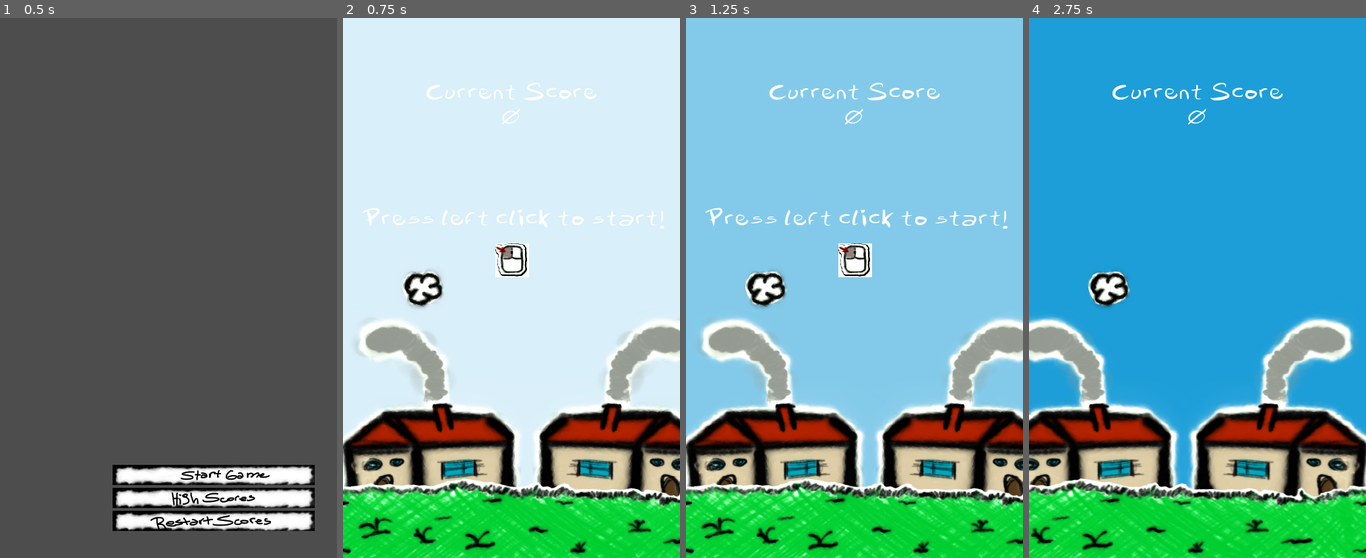
Above: before the commit, frames 1-4 (left to right).
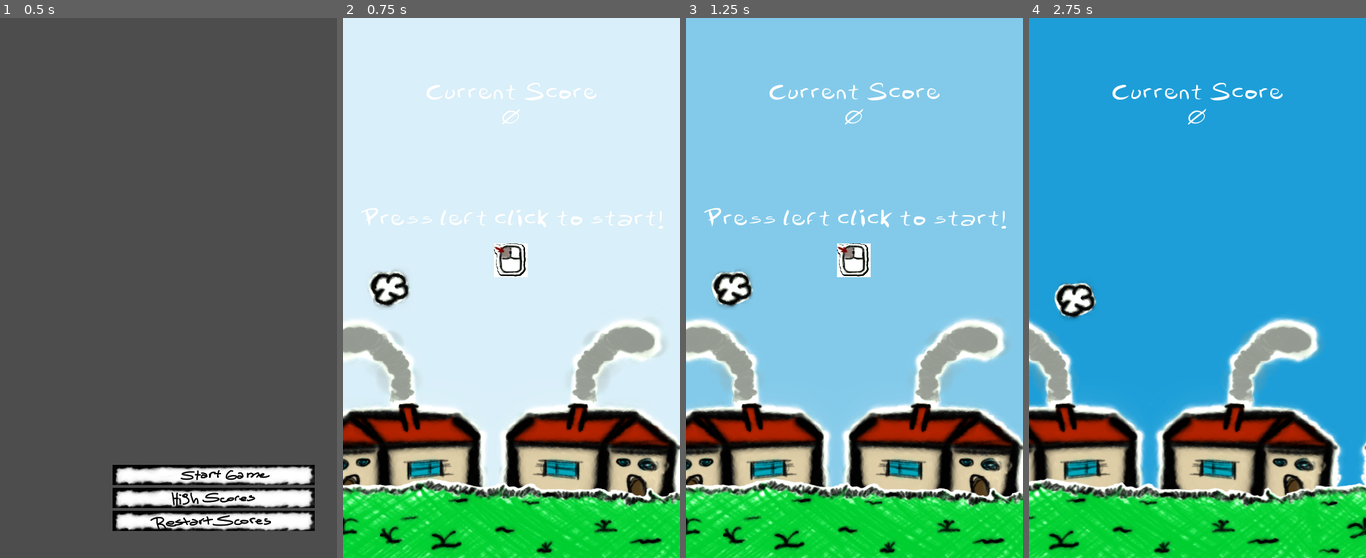
Above: after the commit, the same moments.

Repository: sosafacun/Bird-That-Flaps
Game: Godot game, scene res://scenes/ui/main_menu.tscn
Same seed, same stepped clock (60 frames per second), same inputs: the game is played once before the commit and once after it. Sound files missing from this copy of the repository are replaced by a short silence.
Inputs (mouse positions are in pixels of both pictures, inside the frame that each line leads up to):
- Up to frame 1 (0.5 s): no input
- Up to frame 2 (0.75 s): click (555, 477) at 0.5 s
- Up to frame 3 (1.25 s): no input
- Up to frame 4 (2.75 s): tap Enter at 1.25 s; move the mouse to (1271, 261) at 1.27 s; press the mouse at (1271, 261) at 1.28 s; move the mouse to (1130, 315) at 2.02 s; release the mouse at (1130, 315) at 2.03 s; click (1130, 315) at 2.1 s; click (1130, 315) at 2.27 s; click (1130, 315) at 2.57 s

Frame 1 is identical in both runs. In frame 2, 23% of the frame differs, in the area x 0-100%, y 35-100%; in frame 3, 25%; in frame 4, 25%.

Commit message:
Read the description
- Game stops after player collides with anything
- Did not implement the parallax, yet
- The placeholder Player is likely to be the final one
- Music works great

Diff:
--- a/globals/globals.gd
+++ b/globals/globals.gd
@@ -1,5 +1,5 @@
 extends Node
 
 var is_game_active: bool = false
-
+var has_leveled_up: bool = true
 var score: int = 0
--- a/globals/sfx.tscn
+++ b/globals/sfx.tscn
@@ -18,8 +18,10 @@
 
 [node name="2 - Loss" type="AudioStreamPlayer" parent="."]
 stream = ExtResource("3_6igge")
+volume_db = -10.0
 
 [node name="3 - AfterLoss" type="AudioStreamPlayer" parent="."]
 stream = ExtResource("1_qssyx")
+volume_db = -10.0
 
 [connection signal="finished" from="2 - Loss" to="." method="_on___loss_finished"]
--- a/project.godot
+++ b/project.godot
@@ -44,3 +44,4 @@
 2d_physics/layer_2="Objects"
 2d_physics/layer_3="DespawnArea"
 2d_physics/layer_4="ScoringArea"
+2d_physics/layer_5="Collision"
--- a/scenes/Parallax/ParallaxBG.gd
+++ b/scenes/Parallax/ParallaxBG.gd
@@ -1,11 +1,14 @@
 extends Node2D
 
 const INIT_PILAR_SPEED: int = -150
+const ACCELERATION: int = -100
 
 var CLOUD_SPEED: int = -140
 var GRASS_SPEED: int = -70
 var HOUSE_SPEED: int = -30
-var ACCELERATION: int = -50
+
+@onready var spawn_speed: float = 2
+@onready var spawn_timer_cut: float = 0.25
 
 var game_started: bool = false
 
@@ -14,7 +17,9 @@
 
 @onready var pilar_speed: int = INIT_PILAR_SPEED
 
-signal stop
+@onready var level: int = Globals.score
+
+signal level_up
 
 func _process(delta):
 	if(game_started):
@@ -24,24 +29,30 @@
 		for clouds in get_tree().get_nodes_in_group('Clouds'):
 			clouds.position.x += CLOUD_SPEED * delta
 		for pilar in get_tree().get_nodes_in_group('Pilars'):
+			pilar.connect("game_lost", _on_pilars_game_lost)
 			pilar.position.x += pilar_speed * delta
-			pilar.connect("game_lost", _on_game_lost)
 
-func _on_game_game_started():
+	if(Globals.score % 5 == 0
+	and Globals.score != 0
+	and Globals.has_leveled_up == false):
+		Globals.has_leveled_up = true
+		level_up.emit()
+		$"../Timers/PilarSpawn".wait_time = spawn_speed
+		pilar_speed += ACCELERATION
+		print(spawn_speed)
+
+func _on_game_game_started() ->void:
 	game_started = true
 	$"../Timers/PilarSpawn".start()
 	$"../Timers/CloudSpawn".start()
 
-func create_pilars():
+func create_pilars() ->void:
 	var new_pilar = pilars.instantiate() as Node2D
 	new_pilar.position.x = $Pilars.position.x
-	new_pilar.position.y = randi_range(-270, 33)
+	new_pilar.position.y = randi_range(616, 236)
 	$Pilars.add_child(new_pilar)
 
-func _on_game_lost(_body):
-	stop.emit()
-
-func create_clouds():
+func create_clouds() ->void:
 	var new_cloud = cloud.instantiate() as Node2D
 	new_cloud.position.x = randi_range($Clouds.position.x - 100, $Clouds.position.x + 100)
 	new_cloud.position.y = randi_range(-13, 100)
@@ -55,3 +66,15 @@
 
 func _on_stop():
 	print('stop')
+
+func _on_level_up():
+	if(spawn_speed >= 0.75):
+		spawn_speed -= spawn_timer_cut
+	else:
+		pass
+
+func _on_pilars_game_lost():
+	CLOUD_SPEED = 0
+	HOUSE_SPEED = 0
+	GRASS_SPEED = 0
+	pilar_speed = 0
--- a/scenes/Parallax/game.gd
+++ b/scenes/Parallax/game.gd
@@ -6,9 +6,13 @@
 signal game_started
 
 func _process(_delta):
-	if(Input.is_action_pressed("jump")):
+	if(Input.is_action_pressed("jump")
+	and Globals.is_game_active == false):
+
 		Globals.is_game_active = true
 		$UI/GameStartUI.visible = false
 		game_started.emit()
 
-	$Player/Camera2D/VBoxContainer/ScoreLabel.text = str(Globals.score)
+	if(Input.is_action_just_pressed("jump")):
+		$Player.jump()
+		$UI/VBoxContainer/ScoreLabel.text = str(Globals.score)
--- a/scenes/Parallax/game.tscn
+++ b/scenes/Parallax/game.tscn
@@ -9,14 +9,20 @@
 [ext_resource type="Texture2D" uid="uid://ryk6am7ot26g" path="res://scenes/Parallax/houses.png" id="5_w416y"]
 [ext_resource type="PackedScene" uid="uid://c17pbnqofmkgw" path="res://scenes/day_night_cycle/day_night.tscn" id="6_fmq6m"]
 
+[sub_resource type="RectangleShape2D" id="RectangleShape2D_j11ce"]
+size = Vector2(512, 140)
+
+[sub_resource type="RectangleShape2D" id="RectangleShape2D_1j85h"]
+size = Vector2(56, 803)
+
 [node name="Game" type="Node2D"]
 script = ExtResource("1_g7l5y")
 
 [node name="UI" type="Control" parent="."]
 layout_mode = 3
 anchors_preset = 0
-offset_left = -49.0
-offset_right = 450.0
+offset_left = -1.0
+offset_right = 499.0
 offset_bottom = 798.0
 metadata/_edit_lock_ = true
 metadata/_edit_group_ = true
@@ -47,6 +53,23 @@
 texture = ExtResource("3_fltnf")
 expand_mode = 4
 
+[node name="VBoxContainer" type="VBoxContainer" parent="UI"]
+layout_mode = 0
+offset_top = 94.0
+offset_right = 502.0
+offset_bottom = 768.0
+theme = ExtResource("3_28wok")
+
+[node name="CurrentScoreText" type="Label" parent="UI/VBoxContainer"]
+layout_mode = 2
+text = "Current Score"
+horizontal_alignment = 1
+
+[node name="ScoreLabel" type="Label" parent="UI/VBoxContainer"]
+layout_mode = 2
+text = "0"
+horizontal_alignment = 1
+
 [node name="ParallaxBG" type="Node2D" parent="."]
 z_index = -2
 script = ExtResource("4_0lrqi")
@@ -56,14 +79,23 @@
 metadata/_edit_lock_ = true
 
 [node name="GrassNode" type="Node2D" parent="ParallaxBG"]
+z_index = 9
+metadata/_edit_group_ = true
+metadata/_edit_lock_ = true
 
 [node name="Grass" parent="ParallaxBG/GrassNode" instance=ExtResource("4_b2ge7")]
+z_index = 1
 position = Vector2(251, 790)
+collision_layer = 16
 
 [node name="Grass2" parent="ParallaxBG/GrassNode" instance=ExtResource("4_b2ge7")]
+z_index = 1
 position = Vector2(851, 790)
+collision_layer = 16
 
 [node name="HousesNode" type="Node2D" parent="ParallaxBG"]
+metadata/_edit_group_ = true
+metadata/_edit_lock_ = true
 
 [node name="Houses" type="Sprite2D" parent="ParallaxBG/HousesNode"]
 z_index = -1
@@ -82,32 +114,28 @@
 [node name="Player" parent="." instance=ExtResource("2_7ttje")]
 z_index = 1
 position = Vector2(70, 400)
-collision_mask = 11
+collision_mask = 27
 metadata/_edit_group_ = true
 metadata/_edit_lock_ = true
 
-[node name="Camera2D" type="Camera2D" parent="Player"]
-offset = Vector2(130, 0)
-
-[node name="VBoxContainer" type="VBoxContainer" parent="Player/Camera2D"]
-offset_left = -120.0
-offset_top = -306.0
-offset_right = 380.0
-offset_bottom = 368.0
-theme = ExtResource("3_28wok")
-
-[node name="CurrentScoreText" type="Label" parent="Player/Camera2D/VBoxContainer"]
-layout_mode = 2
-text = "Current Score"
-horizontal_alignment = 1
-
-[node name="ScoreLabel" type="Label" parent="Player/Camera2D/VBoxContainer"]
-layout_mode = 2
-text = "0"
-horizontal_alignment = 1
-
 [node name="CanvasLayer" parent="Player" instance=ExtResource("6_fmq6m")]
 layer = -2
+
+[node name="Limits" type="Node2D" parent="."]
+
+[node name="UpperLimit" type="StaticBody2D" parent="Limits"]
+collision_layer = 2
+
+[node name="UpperLimitCollision" type="CollisionShape2D" parent="Limits/UpperLimit"]
+position = Vector2(246, 60)
+shape = SubResource("RectangleShape2D_j11ce")
+
+[node name="SideLimit" type="StaticBody2D" parent="Limits"]
+collision_layer = 2
+
+[node name="SideLimitCollision" type="CollisionShape2D" parent="Limits/SideLimit"]
+position = Vector2(18, 391.5)
+shape = SubResource("RectangleShape2D_1j85h")
 
 [node name="Timers" type="Node" parent="."]
 
@@ -118,6 +146,6 @@
 wait_time = 1.75
 
 [connection signal="game_started" from="." to="ParallaxBG" method="_on_game_game_started"]
-[connection signal="stop" from="ParallaxBG" to="ParallaxBG" method="_on_stop"]
+[connection signal="level_up" from="ParallaxBG" to="ParallaxBG" method="_on_level_up"]
 [connection signal="timeout" from="Timers/PilarSpawn" to="ParallaxBG" method="_on_pilar_spawn_timeout"]
 [connection signal="timeout" from="Timers/CloudSpawn" to="ParallaxBG" method="_on_cloud_spawn_timeout"]
--- a/scenes/objects/grass/grass.gd
+++ b/scenes/objects/grass/grass.gd
@@ -1,5 +1,6 @@
 extends Area2D
 
 
-func _on_body_entered(_body):
-	pass # Replace with function body.
+func _on_body_entered(body: RigidBody2D):
+	Globals.is_game_active = false
+	body.sleeping = true
--- a/scenes/objects/pilars/pilars.gd
+++ b/scenes/objects/pilars/pilars.gd
@@ -1,25 +1,21 @@
-extends Node2D
+extends StaticBody2D
 
 signal game_lost
 
 func _ready():
-	$Timers/PilarDespawnCD.start()
-
-func _on_bottom_pilar_area_body_entered(_body):
-	lose_game()
-
-
-func _on_top_pilar_area_body_entered(_body):
-	lose_game()
-
-func lose_game():
-	SFX.play_loss()
-	game_lost.emit()
+	$PilarDespawnCD.start()
 
 func _on_pilar_despawn_cd_timeout():
 	queue_free()
 
-
 func _on_scoring_area_body_entered(_body):
 	SFX.play_score()
 	Globals.score += 1
+	Globals.has_leveled_up = false
+
+
+func _on_losin_area_body_entered(body:RigidBody2D):
+	body.sleeping = true
+	Globals.is_game_active = false
+	SFX.play_loss()
+	game_lost.emit()
--- a/scenes/objects/pilars/pilars.tscn
+++ b/scenes/objects/pilars/pilars.tscn
@@ -1,95 +1,59 @@
-[gd_scene load_steps=8 format=3 uid="uid://cscfb7tyme5nc"]
+[gd_scene load_steps=5 format=3 uid="uid://bsmbmwt146eh8"]
 
 [ext_resource type="Script" path="res://scenes/objects/pilars/pilars.gd" id="1_ilaq5"]
 [ext_resource type="Texture2D" uid="uid://c3ry4itv1ovgd" path="res://scenes/objects/pilars/pilar.png" id="2_sujym"]
 
-[sub_resource type="RectangleShape2D" id="RectangleShape2D_n5aoh"]
-size = Vector2(77, 269)
+[sub_resource type="RectangleShape2D" id="RectangleShape2D_dipp6"]
+size = Vector2(75, 528)
 
-[sub_resource type="SegmentShape2D" id="SegmentShape2D_p8jha"]
-a = Vector2(35, -117)
-b = Vector2(35, 150)
+[sub_resource type="RectangleShape2D" id="RectangleShape2D_ny2t8"]
+size = Vector2(35, 165)
 
-[sub_resource type="SegmentShape2D" id="SegmentShape2D_0jr7c"]
-a = Vector2(34, -116.5)
-b = Vector2(-38, -116.5)
-
-[sub_resource type="RectangleShape2D" id="RectangleShape2D_4h4ei"]
-size = Vector2(76, 269.333)
-
-[sub_resource type="RectangleShape2D" id="RectangleShape2D_0t1am"]
-size = Vector2(10, 181)
-
-[node name="Pilars" type="Node2D" groups=["Pilars"]]
-position = Vector2(35, -30)
+[node name="Pilars" type="StaticBody2D" groups=["Pilars"]]
+collision_layer = 16
 script = ExtResource("1_ilaq5")
 
-[node name="TopPilar" type="StaticBody2D" parent="."]
-position = Vector2(1, 195)
-rotation = 3.14159
-scale = Vector2(1, 2)
-collision_layer = 2
-collision_mask = 5
+[node name="TopPilar" type="Sprite2D" parent="."]
+z_index = -1
+position = Vector2(0.000224081, -358.471)
+rotation = -3.14159
+scale = Vector2(1, 1.94204)
+texture = ExtResource("2_sujym")
 
-[node name="Pilar" type="Sprite2D" parent="TopPilar"]
+[node name="PilarCollision" type="CollisionShape2D" parent="."]
+position = Vector2(0, -393.5)
+shape = SubResource("RectangleShape2D_dipp6")
+
+[node name="TopPilar2" type="Sprite2D" parent="."]
+z_index = -1
+position = Vector2(0, 316.042)
+scale = Vector2(1, 1.99306)
 texture = ExtResource("2_sujym")
-metadata/_edit_lock_ = true
 
-[node name="CollisionShape2D" type="CollisionShape2D" parent="TopPilar"]
-visible = false
-position = Vector2(-1.5, 15.5)
-shape = SubResource("RectangleShape2D_n5aoh")
-metadata/_edit_lock_ = true
+[node name="PilarCollision2" type="CollisionShape2D" parent="."]
+position = Vector2(0, 345)
+shape = SubResource("RectangleShape2D_dipp6")
 
-[node name="TopPilarArea" type="Area2D" parent="TopPilar"]
-collision_layer = 2
-
-[node name="CollisionShape2D" type="CollisionShape2D" parent="TopPilar/TopPilarArea"]
-shape = SubResource("SegmentShape2D_p8jha")
-
-[node name="CollisionShape2D2" type="CollisionShape2D" parent="TopPilar/TopPilarArea"]
-shape = SubResource("SegmentShape2D_0jr7c")
-
-[node name="BottomPilar" type="StaticBody2D" parent="."]
-position = Vector2(5, 849)
-scale = Vector2(1, 2)
-collision_layer = 2
-collision_mask = 5
-
-[node name="Pilar2" type="Sprite2D" parent="BottomPilar"]
-texture = ExtResource("2_sujym")
-metadata/_edit_lock_ = true
-
-[node name="CollisionShape2D" type="CollisionShape2D" parent="BottomPilar"]
-visible = false
-position = Vector2(0, 15.3333)
-shape = SubResource("RectangleShape2D_4h4ei")
-metadata/_edit_lock_ = true
-
-[node name="BottomPilarArea" type="Area2D" parent="BottomPilar"]
-position = Vector2(-1, 0)
-collision_layer = 2
-
-[node name="CollisionShape2D" type="CollisionShape2D" parent="BottomPilar/BottomPilarArea"]
-position = Vector2(-72, 0)
-shape = SubResource("SegmentShape2D_p8jha")
-
-[node name="CollisionShape2D2" type="CollisionShape2D" parent="BottomPilar/BottomPilarArea"]
-shape = SubResource("SegmentShape2D_0jr7c")
-
-[node name="ScoringArea" type="Area2D" parent="."]
-
-[node name="ScoringCollision" type="CollisionShape2D" parent="ScoringArea"]
-position = Vector2(44, 521.5)
-shape = SubResource("RectangleShape2D_0t1am")
-
-[node name="Timers" type="Node" parent="."]
-
-[node name="PilarDespawnCD" type="Timer" parent="Timers"]
+[node name="PilarDespawnCD" type="Timer" parent="."]
 wait_time = 10.0
 one_shot = true
 
-[connection signal="body_entered" from="TopPilar/TopPilarArea" to="." method="_on_top_pilar_area_body_entered"]
-[connection signal="body_entered" from="BottomPilar/BottomPilarArea" to="." method="_on_bottom_pilar_area_body_entered"]
+[node name="ScoringArea" type="Area2D" parent="."]
+collision_layer = 8
+
+[node name="CollisionShape2D" type="CollisionShape2D" parent="ScoringArea"]
+position = Vector2(53.5, -25.5)
+shape = SubResource("RectangleShape2D_ny2t8")
+
+[node name="LosinArea" type="Area2D" parent="."]
+
+[node name="LosingCollision" type="CollisionShape2D" parent="LosinArea"]
+position = Vector2(0, 345)
+shape = SubResource("RectangleShape2D_dipp6")
+
+[node name="LosingCollision2" type="CollisionShape2D" parent="LosinArea"]
+position = Vector2(0, -393.5)
+shape = SubResource("RectangleShape2D_dipp6")
+
 [connection signal="body_entered" from="ScoringArea" to="." method="_on_scoring_area_body_entered"]
-[connection signal="timeout" from="Timers/PilarDespawnCD" to="." method="_on_pilar_despawn_cd_timeout"]
+[connection signal="body_entered" from="LosinArea" to="." method="_on_losin_area_body_entered"]
--- a/scenes/player/player.gd
+++ b/scenes/player/player.gd
@@ -1,7 +1,15 @@
-extends CharacterBody2D
+extends RigidBody2D
 
-@export var gravity: int = 450
-@export var jump_strength: int = -250
+@export var jump_strength: int = -275
+@export var grav: int = 0
 
-func _process(_delta):
-	pass
+func _physics_process(_delta):
+	if(Globals.is_game_active == true):
+		grav = 1
+		gravity_scale = grav
+	else:
+		gravity_scale = grav
+
+func jump() -> void:
+	set_linear_velocity(Vector2(0,0))
+	linear_velocity.y += jump_strength
--- a/scenes/player/player.tscn
+++ b/scenes/player/player.tscn
@@ -6,8 +6,9 @@
 [sub_resource type="CircleShape2D" id="CircleShape2D_ahtxx"]
 radius = 23.0868
 
-[node name="Player" type="CharacterBody2D"]
-collision_mask = 3
+[node name="Player" type="RigidBody2D"]
+collision_mask = 11
+gravity_scale = 1.5
 script = ExtResource("1_v5nmj")
 
 [node name="PlayerSprite" type="Sprite2D" parent="."]
Not shown: 1 places in scenes/Parallax/game.tscn that only renumber resources
Not shown, changed: README.md
